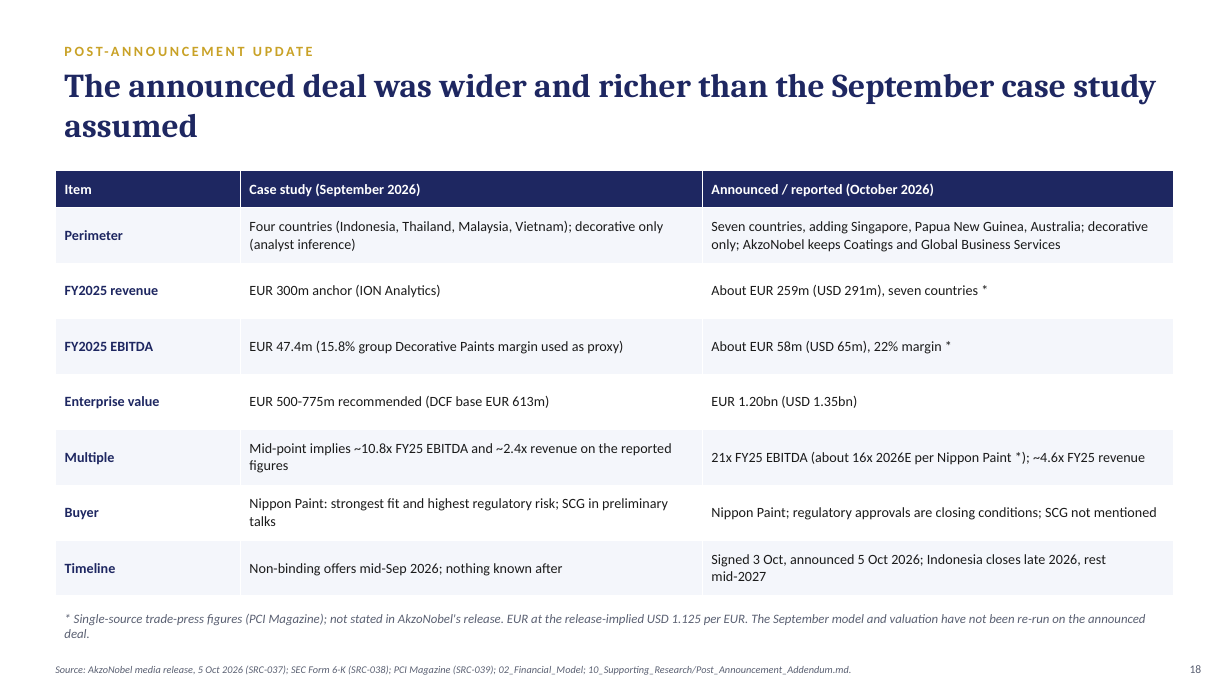
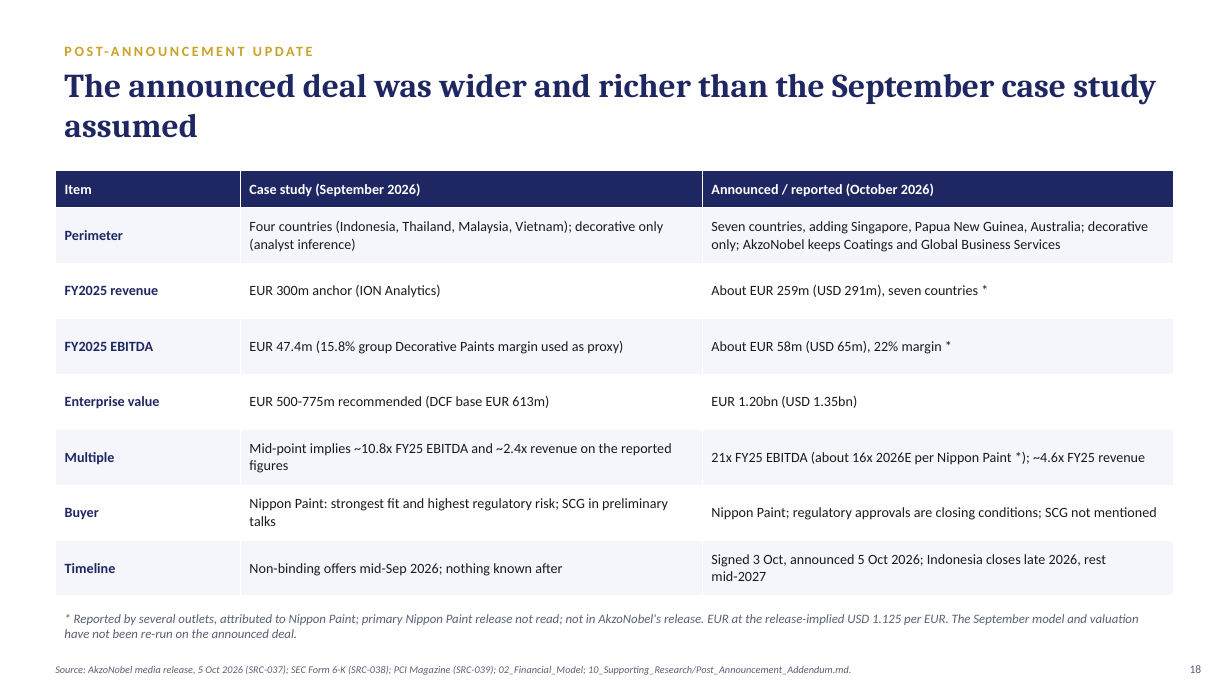
Before and after one commit to swapnilpatil8103-cell/akzonobel-project-southeast-asia-case-study, a slide deck: slide 18 of 07_Pitch_Deck/Project_Southeast_Asia_Sell_Side_Pitch.pptx. Drawn at 1232x693 pixels with LibreOffice and Linux fonts; fonts in the diff are those of the drawing. Boxes give left, top, right and bottom in pixels: in the first picture for what was removed or moved away, otherwise in the second. Text is boxed around its words. In the diff, an @@ line names an element or a change of style, - is before the commit and + after.

```diff
--- a/07_Pitch_Deck/Project_Southeast_Asia_Sell_Side_Pitch.pptx
+++ b/07_Pitch_Deck/Project_Southeast_Asia_Sell_Side_Pitch.pptx
@@ text at <box>64,614,1139,638</box>: text changed @@
-* Single-source trade-press figures (PCI Magazine); not stated in AkzoNobel's release. EUR at the release-implied USD 1.125 per EUR. The September model and valuation have not been re-run on the announced deal.
+* Reported by several outlets, attributed to Nippon Paint; primary Nippon Paint release not read; not in AkzoNobel's release. EUR at the release-implied USD 1.125 per EUR. The September model and valuation have not been re-run on the announced deal.
```
Also in this commit, not shown: 2 other slides changed, 10 other files.
